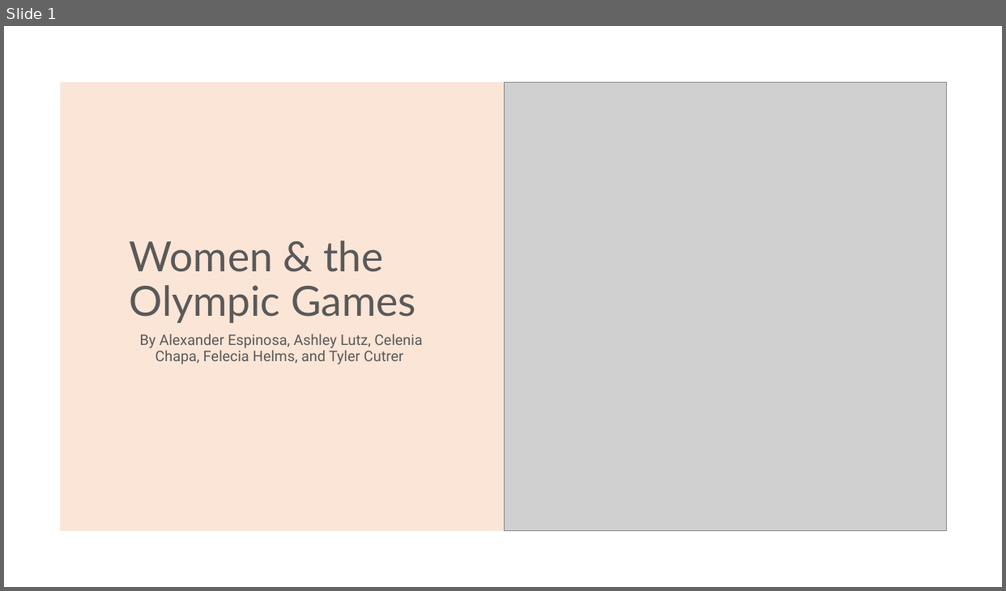
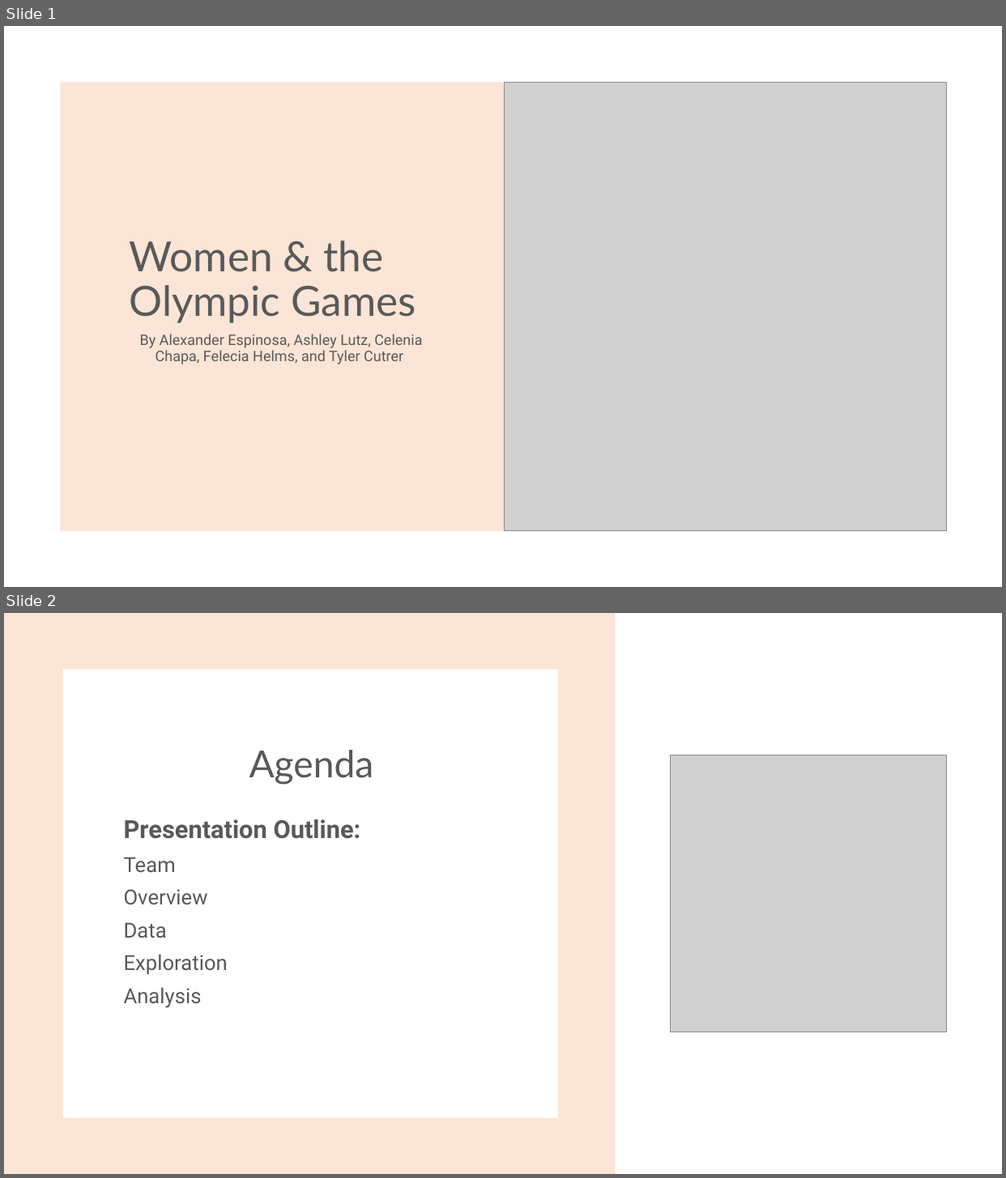
Before and after one commit to fhelms8/Git_Sum_Group_Prj, a slide deck: OlympicWomen2.pptx. Shown one above the other, each under a label of ours: slide 1 before the commit, slides 1 and 2 after it. The pictures are 1006x591 and 1006x1178 pixels, drawn with LibreOffice and Linux fonts; fonts in the diff are those of the drawing; grey boxes stand for pictures. Boxes give left, top, right and bottom in pixels: in the first picture for what was removed or moved away, otherwise in the second. Text is boxed around its words. In the diff, an @@ line names an element or a change of style, - is before the commit and + after.

```diff
--- a/OlympicWomen2.pptx
+++ b/OlympicWomen2.pptx
@@ slide 2 added at [4, 613, 1002, 1174], background #FFFFFF @@
@@ rectangle added at [4, 613, 615, 1174], fill #FBE5D6 @@
@@ rectangle added at [63, 669, 559, 1118], fill #FFFFFF @@
@@ title added at [249, 750, 374, 785], 36 pt, text #595959 @@
+Agenda
@@ picture added at [671, 756, 948, 1033] @@
@@ text added at [124, 820, 361, 1008], 20 pt, text #595959 @@
+Presentation Outline:
+Team
+Overview
+Data
+Exploration
+Analysis
```
Also in this commit, not shown: 2 other slides changed, 4 other slides added, 1 slide removed.
